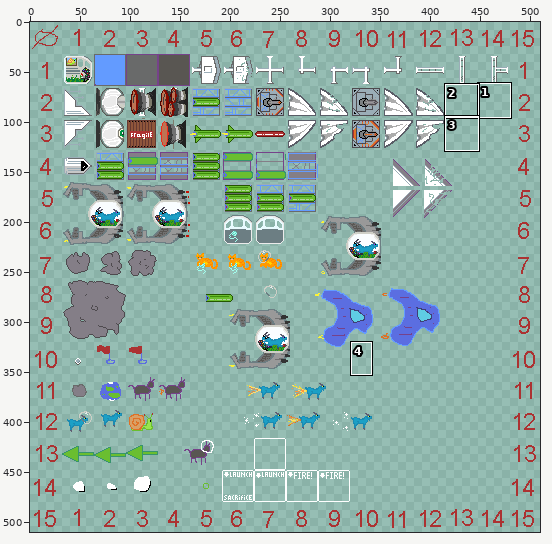
Sprite sheet: src-deploy/public/ludumDare43/images/ship-001.png. Above: a wide view before the commit, with the close-up outlined.
Close-up. First the earlier version:
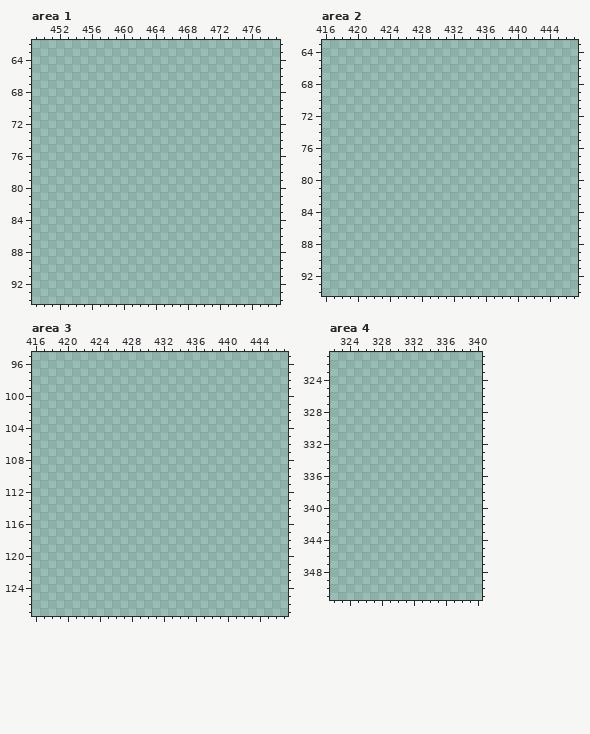
The file is 512x512 pixels. Pixels under 10% opacity are left out. Colours within 5 levels of each other are drawn and written as one. Shown: area 1: x 449..479, y 62..94; area 2: x 416..447, y 63..94; area 3: x 416..447, y 95..127; area 4: x 322..340, y 321..351. The wide view leaves out empty margins. The commit also changed other parts of the picture, which this record leaves out.
And afterwards:
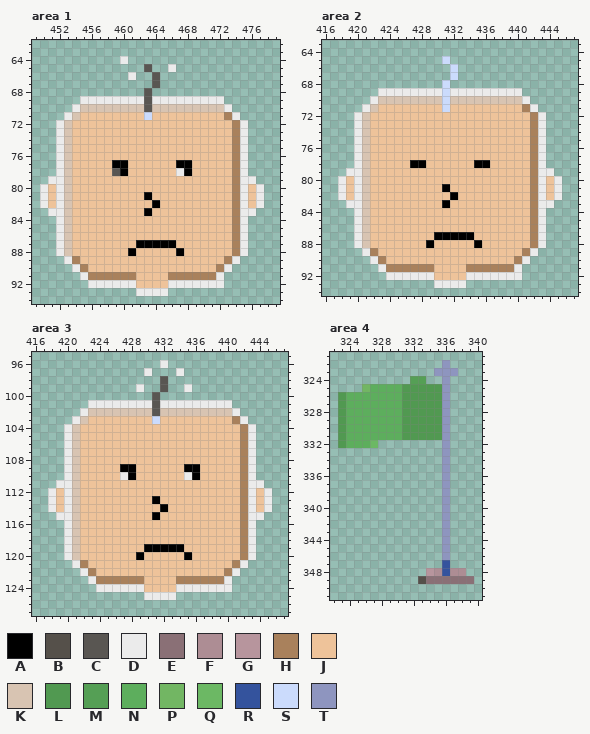
Palette (. is transparent): A #000000  B #55504a  C #595652  D #ebebeb  E #8a7076  F #ad8d94  G #b7959d  H #a9815c  J #eec39a  K #d8c4b2  L #519951  M #559f55  N #5dae5d  P #72b663  Q #6cb864  R #34539d  S #cbdbfc  T #8e95bf
Change:
Changed rows in their new state; - is an unchanged pixel.
Area 1:
first column x 450:
64 ----------D-----------------
65 -------------C--D-----------
66 -----------D--C-------------
67 --------------C-------------
68 -------------C--------------
69 -----DDDDDDDDCDDDDDDDDD-----
70 ----DKKKKKKKKCKKKKKKKKKD----
71 ---DKJJJJJJJJSJJJJJJJJJHD---
72 --DKJJJJJJJJJJJJJJJJJJJJHD--
73 --DKJJJJJJJJJJJJJJJJJJJJHD--
74 --DKJJJJJJJJJJJJJJJJJJJJHD--
75 --DKJJJJJJJJJJJJJJJJJJJJHD--
76 --DKJJJJJJJJJJJJJJJJJJJJHD--
77 --DKJJJJJAAJJJJJJAAJJJJJHD--
78 --DKJJJJJCAJJJJJJDAJJJJJHD--
79 -DDKJJJJJJJJJJJJJJJJJJJJHDD-
80 DJDKJJJJJJJJJJJJJJJJJJJJHDJD
81 DJDKJJJJJJJJJAJJJJJJJJJJHDJD
82 DJDKJJJJJJJJJJAJJJJJJJJJHDJD
83 -DDKJJJJJJJJJAJJJJJJJJJJHDD-
84 --DKJJJJJJJJJJJJJJJJJJJJHD--
85 --DKJJJJJJJJJJJJJJJJJJJJHD--
86 --DKJJJJJJJJJJJJJJJJJJJJHD--
87 --DKJJJJJJJJAAAAAJJJJJJJHD--
88 --DKJJJJJJJAJJJJJAJJJJJJHD--
89 ---DHJJJJJJJJJJJJJJJJJJHD---
90 ----DHJJJJJJJJJJJJJJJJHD----
91 -----DHHHHHHJJJJHHHHHHD-----
92 ------DDDDDDJJJJDDDDDDD-----
93 ------------DDDD------------
Area 2:
first column x 418:
65 -------------S--------------
66 --------------S-------------
67 --------------S-------------
68 -------------S--------------
69 -----DDDDDDDDSDDDDDDDDD-----
70 ----DKKKKKKKKSKKKKKKKKKD----
71 ---DKJJJJJJJJSJJJJJJJJJHD---
72 --DKJJJJJJJJJJJJJJJJJJJJHD--
73 --DKJJJJJJJJJJJJJJJJJJJJHD--
74 --DKJJJJJJJJJJJJJJJJJJJJHD--
75 --DKJJJJJJJJJJJJJJJJJJJJHD--
76 --DKJJJJJJJJJJJJJJJJJJJJHD--
77 --DKJJJJJJJJJJJJJJJJJJJJHD--
78 --DKJJJJJAAJJJJJJAAJJJJJHD--
79 -DDKJJJJJJJJJJJJJJJJJJJJHDD-
80 DJDKJJJJJJJJJJJJJJJJJJJJHDJD
81 DJDKJJJJJJJJJAJJJJJJJJJJHDJD
82 DJDKJJJJJJJJJJAJJJJJJJJJHDJD
83 -DDKJJJJJJJJJAJJJJJJJJJJHDD-
84 --DKJJJJJJJJJJJJJJJJJJJJHD--
85 --DKJJJJJJJJJJJJJJJJJJJJHD--
86 --DKJJJJJJJJJJJJJJJJJJJJHD--
87 --DKJJJJJJJJAAAAAJJJJJJJHD--
88 --DKJJJJJJJAJJJJJAJJJJJJHD--
89 ---DHJJJJJJJJJJJJJJJJJJHD---
90 ----DHJJJJJJJJJJJJJJJJHD----
91 -----DHHHHHHJJJJHHHHHHD-----
92 ------DDDDDDJJJJDDDDDDD-----
93 ------------DDDD------------
Area 3:
first column x 418:
 96 --------------D-------------
 97 ------------D---D-----------
 98 --------------C-------------
 99 -----------D--C--D----------
100 -------------C--------------
101 -----DDDDDDDDCDDDDDDDDD-----
102 ----DKKKKKKKKCKKKKKKKKKD----
103 ---DKJJJJJJJJSJJJJJJJJJHD---
104 --DKJJJJJJJJJJJJJJJJJJJJHD--
105 --DKJJJJJJJJJJJJJJJJJJJJHD--
106 --DKJJJJJJJJJJJJJJJJJJJJHD--
107 --DKJJJJJJJJJJJJJJJJJJJJHD--
108 --DKJJJJJJJJJJJJJJJJJJJJHD--
109 --DKJJJJJAAJJJJJJAAJJJJJHD--
110 --DKJJJJJDAJJJJJJDAJJJJJHD--
111 -DDKJJJJJJJJJJJJJJJJJJJJHDD-
112 DJDKJJJJJJJJJJJJJJJJJJJJHDJD
113 DJDKJJJJJJJJJAJJJJJJJJJJHDJD
114 DJDKJJJJJJJJJJAJJJJJJJJJHDJD
115 -DDKJJJJJJJJJAJJJJJJJJJJHDD-
116 --DKJJJJJJJJJJJJJJJJJJJJHD--
117 --DKJJJJJJJJJJJJJJJJJJJJHD--
118 --DKJJJJJJJJJJJJJJJJJJJJHD--
119 --DKJJJJJJJJAAAAAJJJJJJJHD--
120 --DKJJJJJJJAJJJJJAJJJJJJHD--
121 ---DHJJJJJJJJJJJJJJJJJJHD---
122 ----DHJJJJJJJJJJJJJJJJHD----
123 -----DHHHHHHJJJJHHHHHHD-----
124 ------DDDDDDJJJJDDDDDDD-----
125 ------------DDDD------------
Area 4:
first column x 323:
322 -------------T---
323 ------------TTT--
324 ---------MM--T---
325 ---PNNNNLLLLLT---
326 LNNNNNNNLLLLLT---
327 LNNNNNNNLLLLLT---
328 LNNNNNNNLLLLLT---
329 LNNNNNNNLLLLLT---
330 LNNNNNNNLLLLLT---
331 LNNNNNNNLLLLLT---
332 LNNNQ--------T---
333 -------------T---
334 -------------T---
335 -------------T---
336 -------------T---
337 -------------T---
338 -------------T---
339 -------------T---
340 -------------T---
341 -------------T---
342 -------------T---
343 -------------T---
344 -------------T---
345 -------------T---
346 -------------T---
347 -------------R---
348 -----------GFRFF-
349 ----------BEEEEEE
Pixel boxes of the changes (left, top, right, bottom) in both close-ups:
added: (40, 56, 264, 296)
added: (338, 56, 562, 288)
added: (48, 360, 272, 600)
added: (338, 360, 474, 584)
